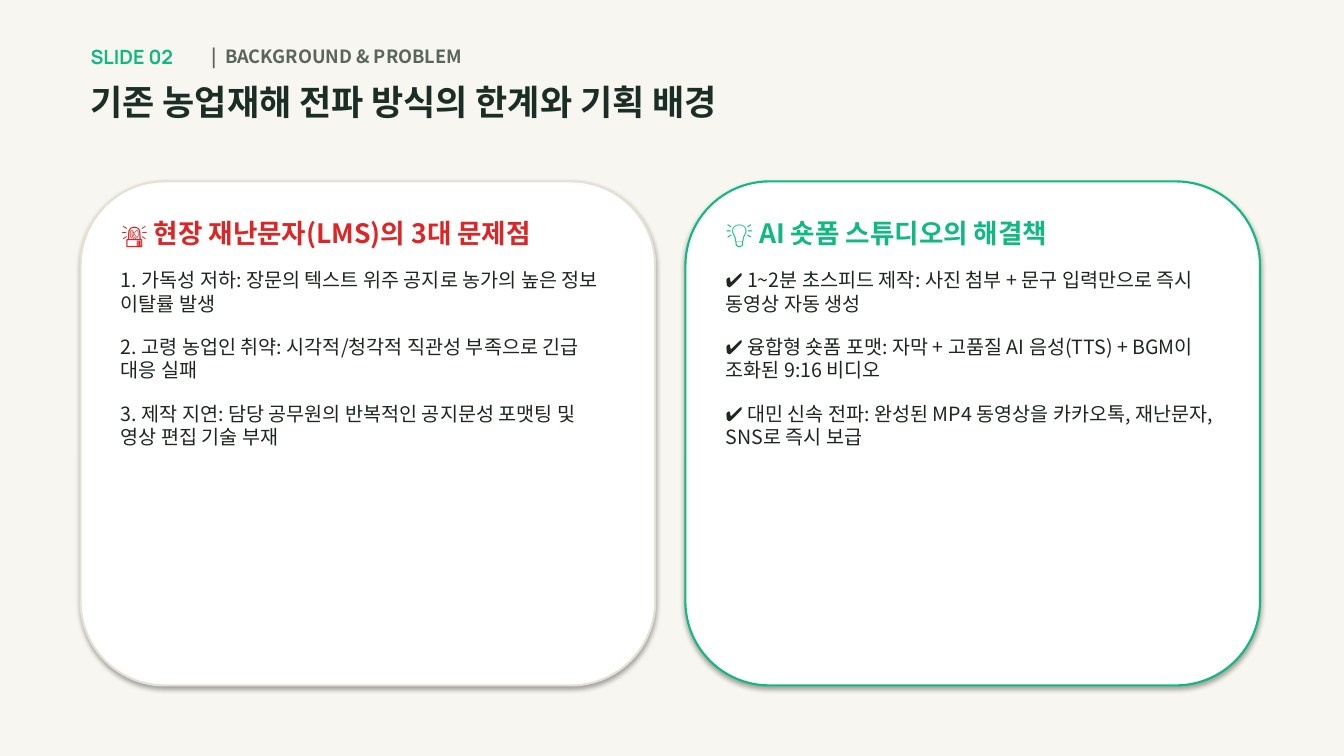
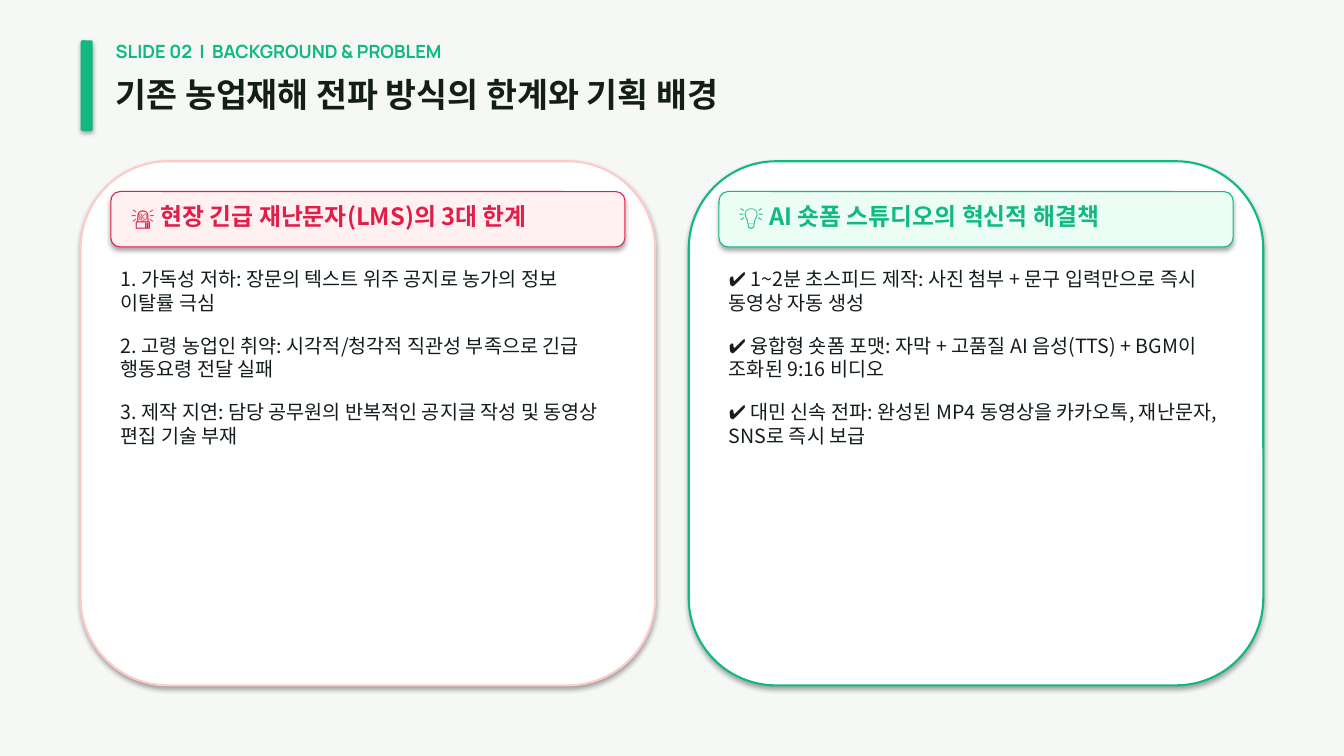
Before and after one commit to freeeuny-cmyk/-, a slide deck: slide 2 of GBAN_AI_숏폼_스튜디오_발표자료_7장.pptx. Drawn at 1344x756 pixels with LibreOffice and Linux fonts; fonts in the diff are those of the drawing. Boxes give left, top, right and bottom in pixels: in the first picture for what was removed or moved away, otherwise in the second. Text is boxed around its words. In the diff, an @@ line names an element or a change of style, - is before the commit and + after.

Commit message:
Upgrade 7-slide presentation deck to high-end luxury design matching AI_Agricultural_Disaster_Shorts_Studio

```diff
--- a/GBAN_AI_숏폼_스튜디오_발표자료_7장.pptx
+++ b/GBAN_AI_숏폼_스튜디오_발표자료_7장.pptx
@@ rectangle at (0, 0, 1344, 756): fill #F8F6F0 to #F6F8F5 @@
@@ rounded rectangle added at (81, 40, 93, 131), fill #10B981 @@
@@ text removed at (91, 49, 174, 65) @@
-SLIDE 02
@@ text at (116, 44, 442, 59): text changed; font Noto Sans CJK KR to Manrope; text colour #5A665B to #10B981 @@
-| BACKGROUND & PROBLEM
+SLIDE 02 | BACKGROUND & PROBLEM
@@ text "기존 농업재해 전파 방식의 한계와 ...": place and size @@
-text "기존 농업재해 전파 방식의 한계와 ..." at (91, 85, 716, 118)
+text "기존 농업재해 전파 방식의 한계와 ..." at (116, 78, 718, 110)
@@ text "기존 농업재해 전파 방식의 한계와 ..." at (116, 78, 718, 110): size 25 to 24 pt, text colour #1A2E26 to #141E18 @@
@@ rounded rectangle: place and size @@
-rounded rectangle at (81, 181, 655, 686)
+rounded rectangle at (81, 161, 655, 686)
@@ rounded rectangle at (81, 161, 655, 686): outline #E6E1D5 1.5 pt to #FECACA 1.5 pt @@
@@ rounded rectangle: place and size @@
-rounded rectangle at (686, 181, 1260, 686)
+rounded rectangle at (689, 161, 1263, 686)
@@ rounded rectangle added at (111, 192, 625, 247), fill #FFF1F2, outline #E11D48 0.75 pt @@
@@ text added at (161, 205, 527, 230), 17 pt, text #E11D48, bold @@
+🚨 현장 긴급 재난문자(LMS)의 3대 한계
@@ rounded rectangle added at (719, 192, 1233, 247), fill #ECFDF5, outline #10B981 0.75 pt @@
@@ text added at (769, 205, 1099, 227), 17 pt, text #10B981, bold @@
+💡 AI 숏폼 스튜디오의 혁신적 해결책
@@ text at (759, 220, 1047, 246): paragraph removed @@
-💡 AI 숏폼 스튜디오의 해결책
@@ text at (121, 269, 598, 445): text changed; text colour #1E261F to #141E18 @@
-🚨 현장 재난문자(LMS)의 3대 문제점
-1. 가독성 저하: 장문의 텍스트 위주 공지로 농가의 높은 정보 이탈률 발생
-2. 고령 농업인 취약: 시각적/청각적 직관성 부족으로 긴급 대응 실패
-3. 제작 지연: 담당 공무원의 반복적인 공지문성 포맷팅 및 영상 편집 기술 부재
+1. 가독성 저하: 장문의 텍스트 위주 공지로 농가의 정보 이탈률 극심
+2. 고령 농업인 취약: 시각적/청각적 직관성 부족으로 긴급 행동요령 전달 실패
+3. 제작 지연: 담당 공무원의 반복적인 공지글 작성 및 동영상 편집 기술 부재
@@ text "✔ 1~2분 초스피드 제작: 사진 ...": place and size @@
-text "✔ 1~2분 초스피드 제작: 사진 ..." at (726, 220, 1214, 446)
+text "✔ 1~2분 초스피드 제작: 사진 ..." at (729, 269, 1217, 445)
@@ text "✔ 1~2분 초스피드 제작: 사진 ..." at (729, 269, 1217, 445): text colour #1E261F to #141E18 @@
```
Also in this commit, not shown: 6 other slides changed, 8 other files.
